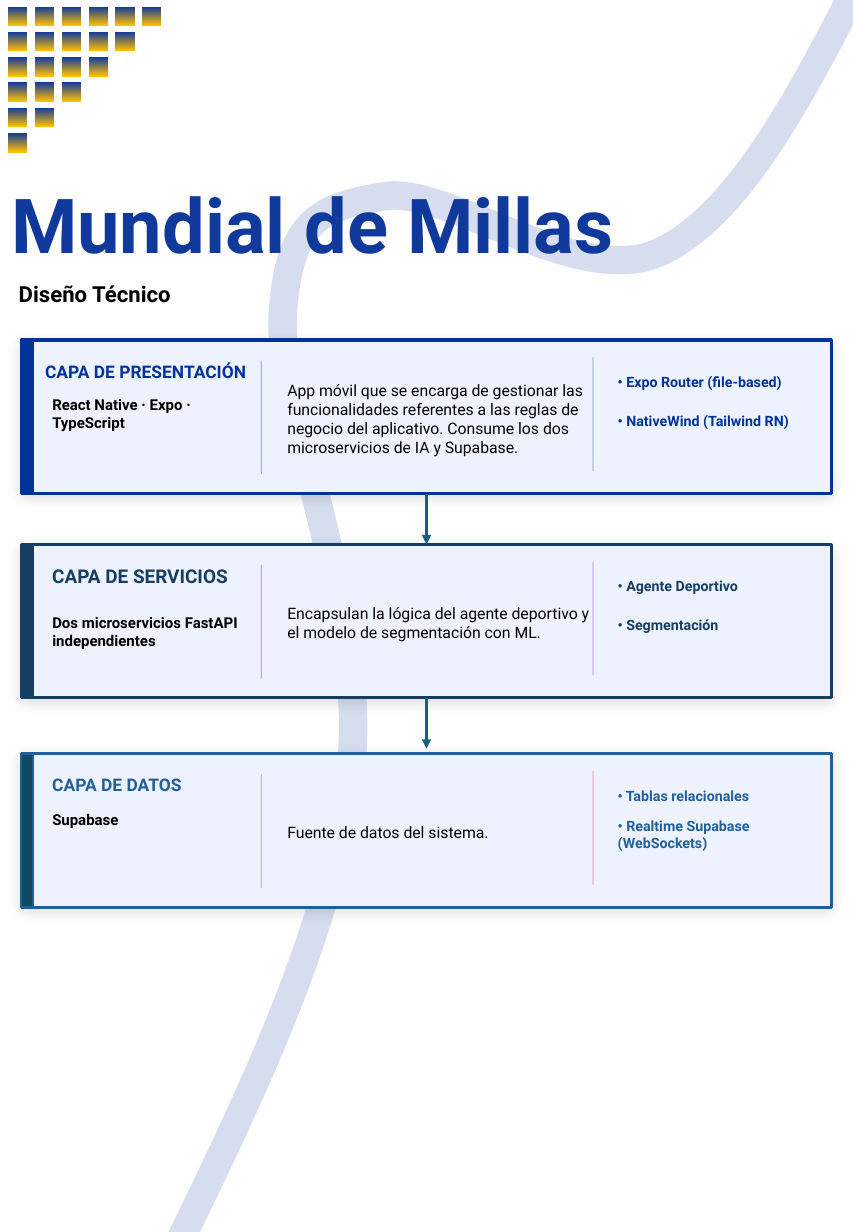
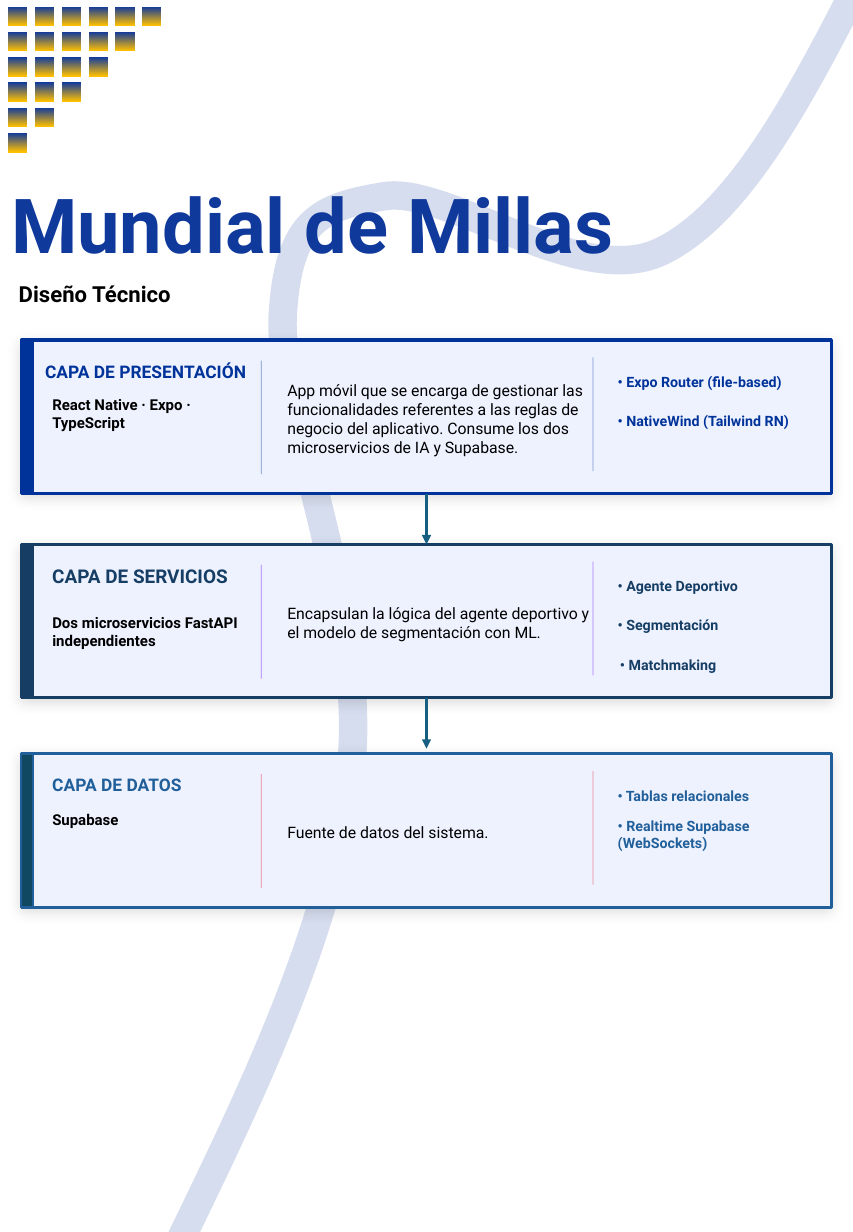
Before and after one commit to marcoespin87/Reto_AI-Bank, a slide deck: slide 5 of AI Bank - Fifa Mundial (1).pptx. Drawn at 853x1232 pixels with LibreOffice and Linux fonts; fonts in the diff are those of the drawing; background and template pictures are left out. Boxes give left, top, right and bottom in pixels: in the first picture for what was removed or moved away, otherwise in the second. Text is boxed around its words. In the diff, an @@ line names an element or a change of style, - is before the commit and + after.

```diff
--- a/AI Bank - Fifa Mundial (1).pptx
+++ b/AI Bank - Fifa Mundial (1).pptx
@@ text added at [629, 659, 717, 673], 9 pt, text #163E64, bold @@
+• Matchmaking
```
Also in this commit, not shown: 2 other slides changed.
